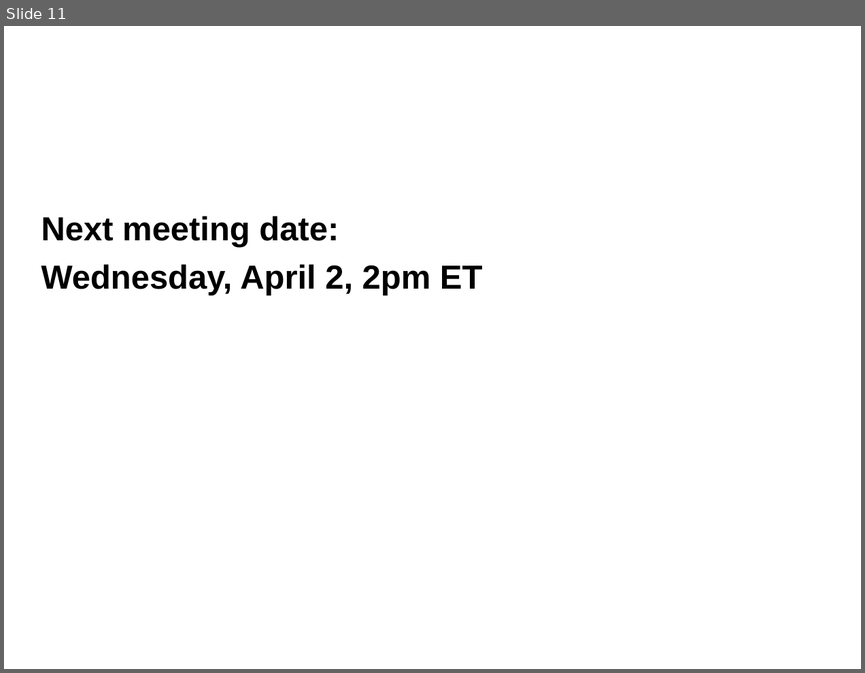
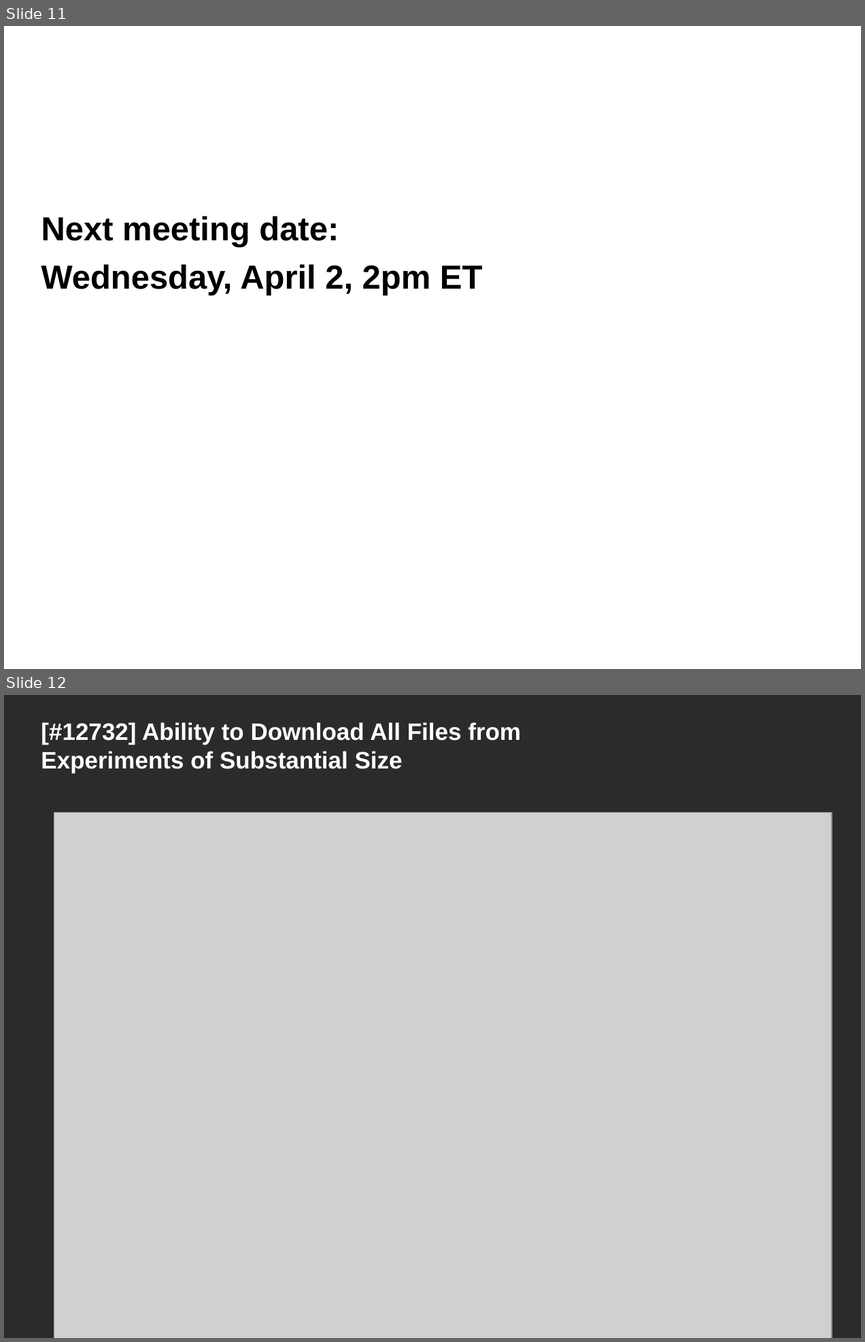
Before and after one commit to NCIP/caarray-docs, a slide deck: project_management/open_meetings/caArray User Community Meeting March5.ppt. Shown one above the other, each under a label of ours: slide 11 before the commit, slides 11 and 12 after it. The pictures are 865x673 and 865x1342 pixels, drawn with LibreOffice and Linux fonts; fonts in the diff are those of the drawing; grey boxes stand for pictures; background and template pictures are left out; a plain dark background stands for a picture behind light text. Boxes give left, top, right and bottom in pixels: in the first picture for what was removed or moved away, otherwise in the second. Text is boxed around its words. In the diff, an @@ line names an element or a change of style, - is before the commit and + after.

Commit message:
annotated demo screenshots

```diff
--- a/project_management/open_meetings/caArray User Community Meeting March5.ppt
+++ b/project_management/open_meetings/caArray User Community Meeting March5.ppt
@@ slide 12 added at (4,695,861,1338), background picture (left out) @@
@@ title added at (41,722,521,773), 20 pt, text #FFFFFF, bold @@
+[#12732] Ability to Download All Files from Experiments of Substantial Size
@@ picture added at (54,813,832,1338) @@
```
Also in this commit, not shown: 5 other slides added, 6 slides removed.
